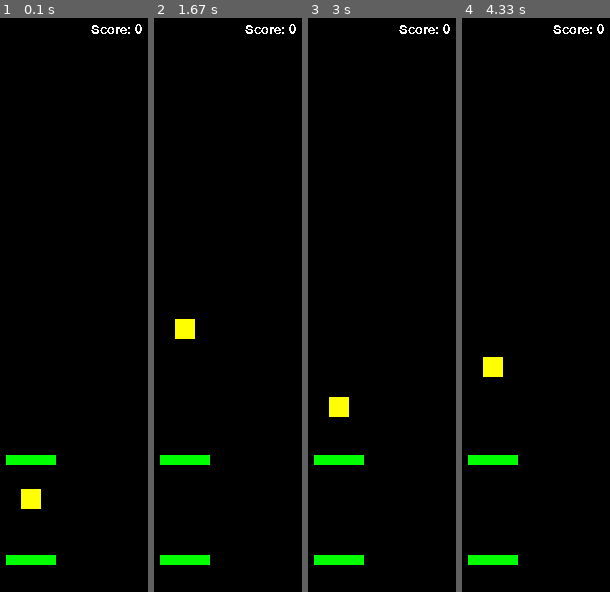
Above: before the commit, frames 1-4 (left to right).
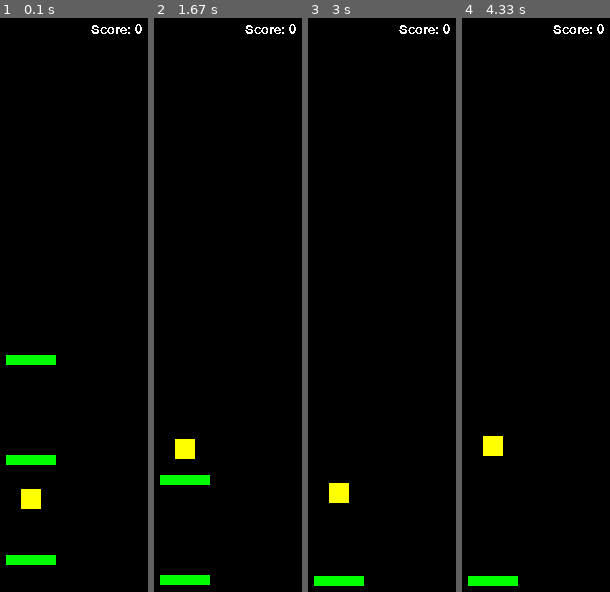
Above: after the commit, the same moments.

Repository: lolloz98/pygame_games
Game: pygame game, started from dodo_jump/main.py
Two runs of this game, one before a commit and one after it. Both use one fixed random seed, a clock stepped at 60 frames per second and the inputs below.
Inputs:
- Up to frame 1 (0.1 s): no input
- Up to frame 2 (1.67 s): hold D 0.33-0.8 s
- Up to frame 3 (3 s): no input
- Up to frame 4 (4.33 s): no input

The runs differ from the first frame. In frame 1, 0.6% of the frame differs, in the area x 4-38%, y 58-61%; in frame 2, 3.2%, in the area x 4-38%, y 52-99%; in frame 3, 2.7%; in frame 4, 2.7%.

Commit message:
DODO-JUMP Added tiles movement :)

Diff:
--- a/dodo_jump/constants.py
+++ b/dodo_jump/constants.py
@@ -10,3 +10,5 @@
 
 gravity = 1000
 max_fps = 60
+
+lift_screen_height = 450
--- a/dodo_jump/main.py
+++ b/dodo_jump/main.py
@@ -76,6 +76,10 @@
     text_surface = test_font.render('Score: ' + str(score), False, '#FFFFFF')
 
     dodo.moveY(dt, tile_manager.group)
+    if dodo.rect.midbottom[1] < constants.lift_screen_height:
+        diff = constants.lift_screen_height - dodo.rect.midbottom[1]
+        dodo.rect.midbottom = (dodo.rect.midbottom[0], constants.lift_screen_height)
+        tile_manager.push_down_tiles(diff)
 
     tile_manager.draw(screen)
     dodo.draw(screen)
--- a/dodo_jump/player.py
+++ b/dodo_jump/player.py
@@ -32,4 +32,3 @@
                 self.curr_velocity_y = -constants.jump_force
         else:
             self.rect.y += self.curr_velocity_y * dt
-        print(self.curr_velocity_y)
--- a/dodo_jump/tile.py
+++ b/dodo_jump/tile.py
@@ -13,7 +13,7 @@
 
 class TileManager:
     def __init__(self):
-        self.tiles = [Tile((150, 550)), Tile((150, 450))]
+        self.tiles = [Tile((150, 550)), Tile((150, 450)), Tile((150, 350))]
         self.tiles_type = [Tile]
         self.group = pygame.sprite.Group()
         self.group.add(self.tiles)
@@ -22,10 +22,16 @@
         self.tiles.append(self.tiles_type[type_of_tile](self.tiles[-1].position))
         self.group.add(self.tiles[-1])
 
-    def recycleTile(self):
-        # here we can either recycle or throw away and create a new tile
-        self.tiles.pop(0)
-        # todo
-
     def draw(self, screen):
         self.group.draw(screen)
+
+    def push_down_tiles(self, diff):
+        torem = False
+        for t in self.tiles:
+            ny = t.rect.midtop[1] + diff
+            t.rect.midtop = (t.rect.midtop[0], ny)
+            if ny > constants.screen_size[1]:
+                torem = True
+
+        if torem:
+            self.tiles.pop(0)
